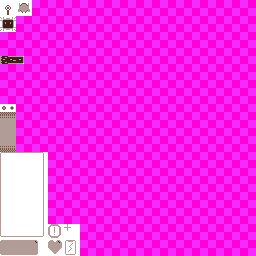
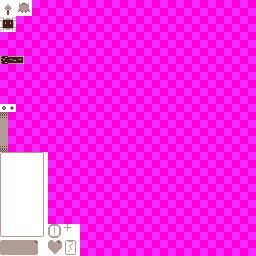
Before/after of a 256 x 256 layered artwork. What changed in the layer stack:
painted on "Laser Dither" over [8, 112, 16, 152]
painted on "Laser" (2nd of 2, in "Laser") over [8, 112, 16, 152]
painted on "Enemy" over [8, 112, 16, 152]
renamed "Background" to "Background Merged", painted on it over [8, 112, 16, 152]
